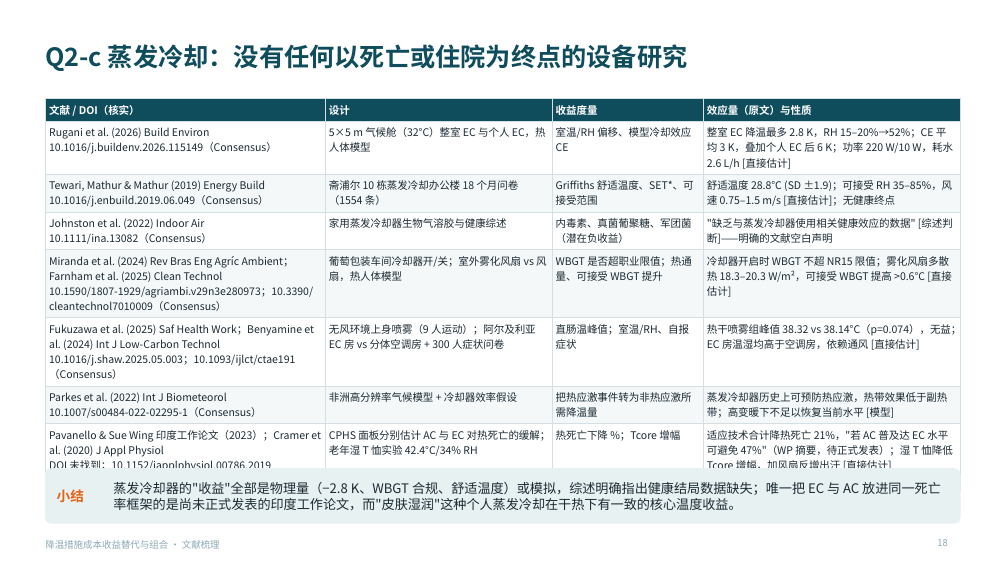
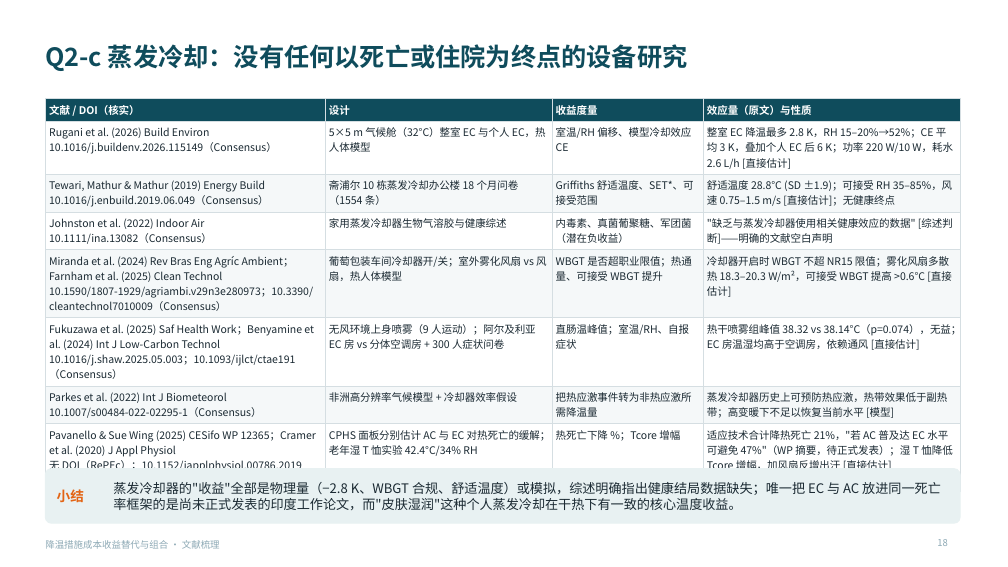
Before and after one commit to BoBoOrangeBIT/climate-paper6, a slide deck: slide 18 of lit_review_cooling/降温措施成本收益替代与组合_文献梳理.pptx. Drawn at 1008x567 pixels with LibreOffice and Linux fonts; fonts in the diff are those of the drawing. Boxes give left, top, right and bottom in pixels: in the first picture for what was removed or moved away, otherwise in the second. Text is boxed around its words. In the diff, an @@ line names an element or a change of style, - is before the commit and + after.

```diff
--- a/lit_review_cooling/降温措施成本收益替代与组合_文献梳理.pptx
+++ b/lit_review_cooling/降温措施成本收益替代与组合_文献梳理.pptx
@@ table at (45, 98, 960, 492) @@
-row 8, column 1: Pavanello & Sue Wing 印度工作论文（2023）；Cramer et al. (2020) J Appl Physiol / DOI 未找到；10.1152/japplphysiol.00786.2019（Consensus）
+row 8, column 1: Pavanello & Sue Wing (2025) CESifo WP 12365；Cramer et al. (2020) J Appl Physiol / 无 DOI（RePEc）；10.1152/japplphysiol.00786.2019（Consensus）
```
Also in this commit, not shown: 16 other slides changed, 11 other files.
